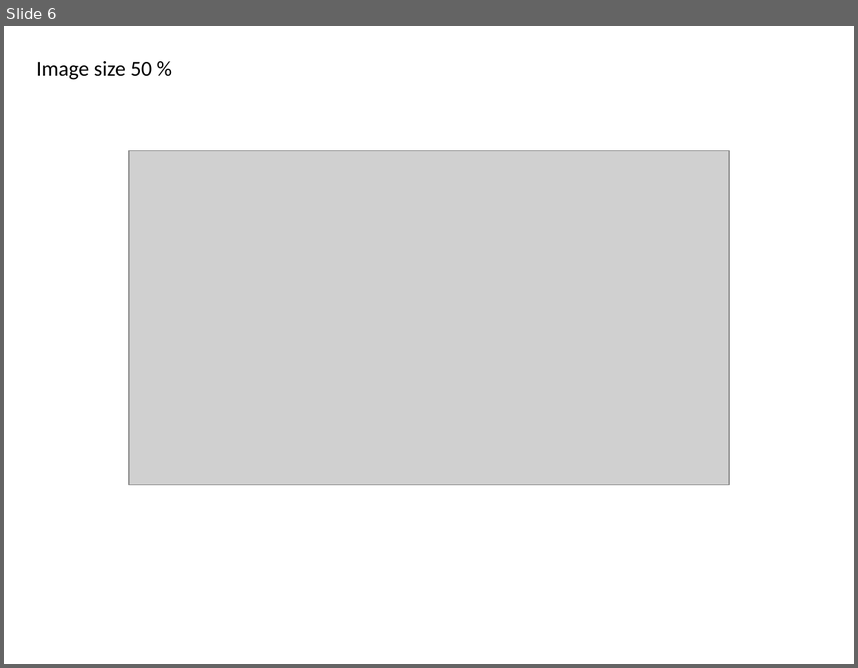
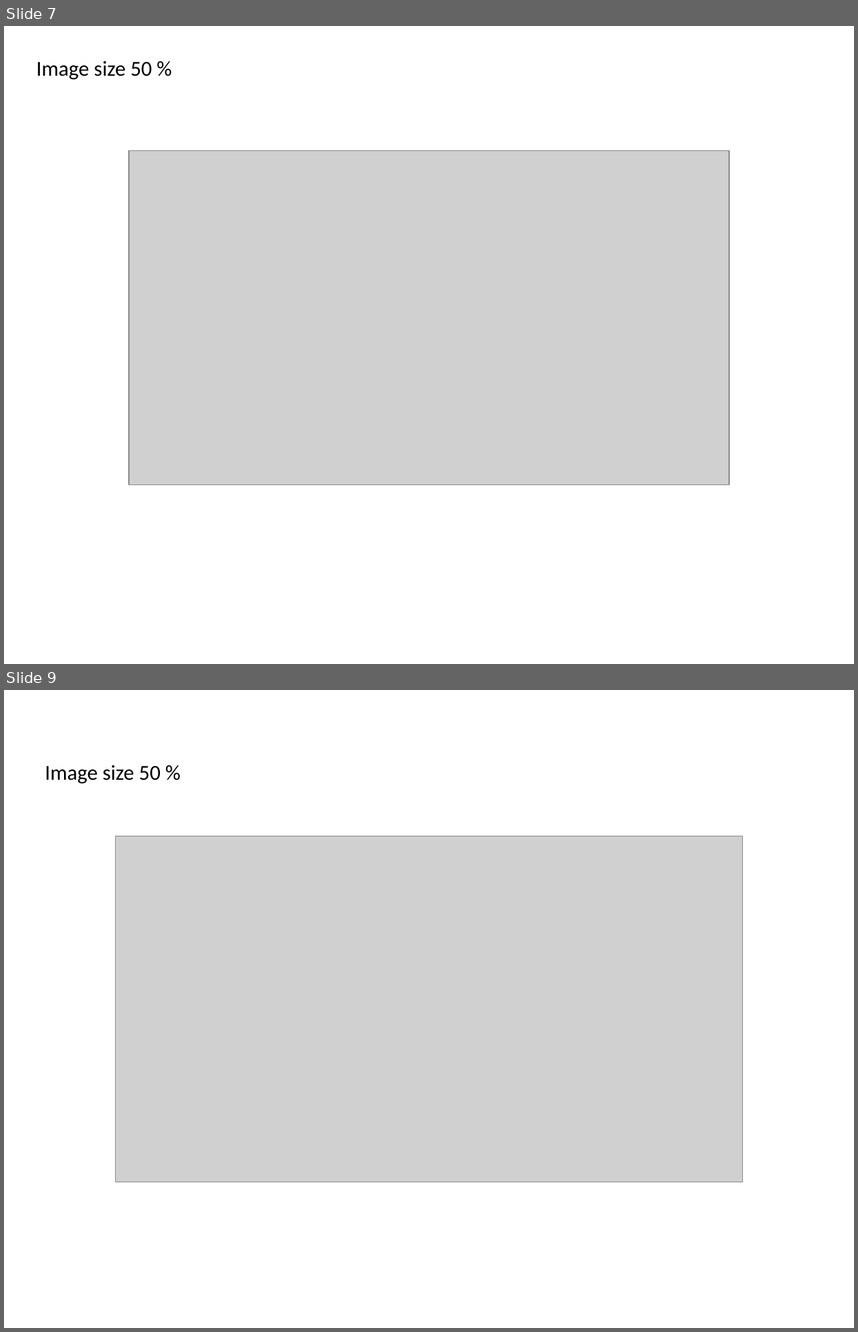
Before and after one commit to telosys-tools-doc/telosys-web-site-v3, a slide deck: img-ppt/templates-img.ppt. Shown one above the other, each under a label of ours: slide 6 before the commit, slides 7 and 9 after it; the slides between them are not shown. The pictures are 858x668 and 858x1332 pixels, drawn with LibreOffice and Linux fonts; fonts in the diff are those of the drawing; grey boxes stand for pictures. Boxes give left, top, right and bottom in pixels: in the first picture for what was removed or moved away, otherwise in the second. Text is boxed around its words. In the diff, an @@ line names an element or a change of style, - is before the commit and + after.

```diff
--- a/img-ppt/templates-img.ppt
+++ b/img-ppt/templates-img.ppt
@@ slide 9 added at (x1=4, y1=690, x2=854, y2=1328), background #FFFFFF @@
@@ text added at (x1=45, y1=765, x2=161, y2=784), 18 pt, text #000000 @@
+Image size 50 %
@@ picture added at (x1=115, y1=836, x2=742, y2=1181) @@
@@ what was slide 6 is now slide 7 @@
```
Also in this commit, not shown: 3 slides changed, 1 other slide added, 3 other files.
